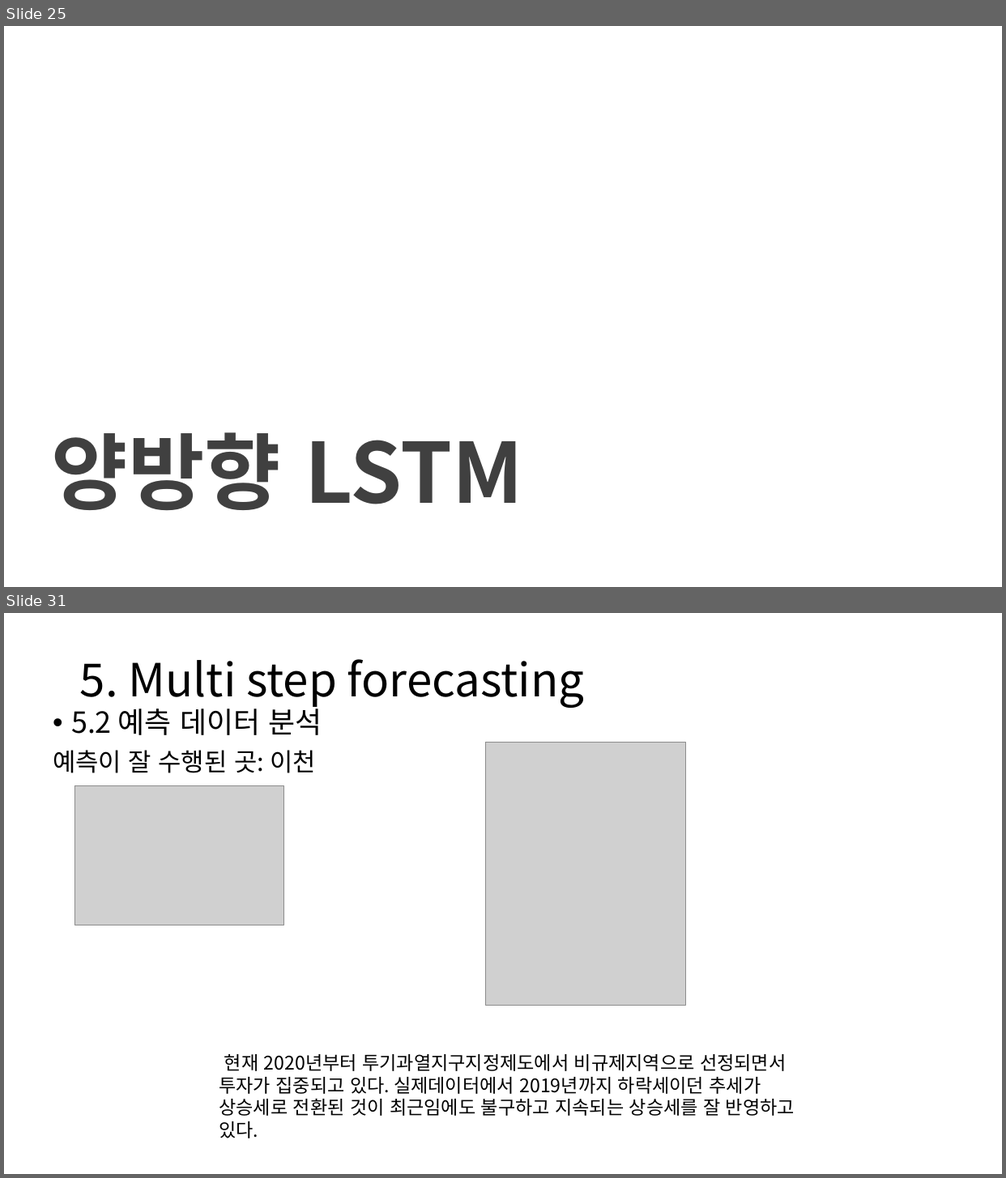
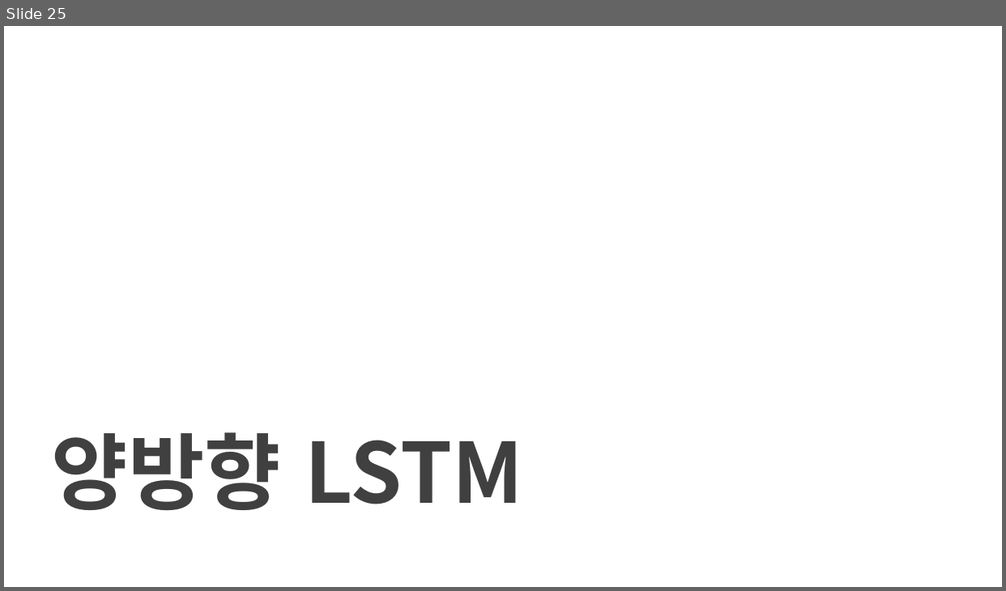
Before and after one commit to squirrelabbit/TIL, a slide deck: 퐈날프로젝트/경기도 부동산프로젝트.pptx. Shown one above the other, each under a label of ours: slides 25 and 31 before the commit, slide 25 after it; the slides between them are not shown. The pictures are 1006x1178 and 1006x591 pixels, drawn with LibreOffice and Linux fonts; fonts in the diff are those of the drawing; grey boxes stand for pictures; background and template pictures are left out. Boxes give left, top, right and bottom in pixels: in the first picture for what was removed or moved away, otherwise in the second. Text is boxed around its words. In the diff, an @@ line names an element or a change of style, - is before the commit and + after.

```diff
--- a/퐈날프로젝트/경기도 부동산프로젝트.pptx
+++ b/퐈날프로젝트/경기도 부동산프로젝트.pptx
@@ slide 31 removed at box(4, 613, 1002, 1174), background #FFFFFF @@
@@ title removed at box(80, 659, 585, 708) @@
-5. Multi step forecasting
@@ text removed at box(53, 704, 322, 773) @@
-• 5.2 예측 데이터 분석
-예측이 잘 수행된 곳: 이천
@@ picture removed at box(485, 743, 685, 1005) @@
@@ picture removed at box(75, 786, 284, 925) @@
@@ text removed at box(219, 1054, 795, 1139) @@
-현재 2020년부터 투기과열지구지정제도에서 비규제지역으로 선정되면서 투자가 집중되고 있다. 실제데이터에서 2019년까지 하락세이던 추세가 상승세로 전환된 것이 최근임에도 불구하고 지속되는 상승세를 잘 반영하고 있다.
```
Also in this commit, not shown: 17 slides changed, 5 slides added, 6 other slides removed, 14 other files.
